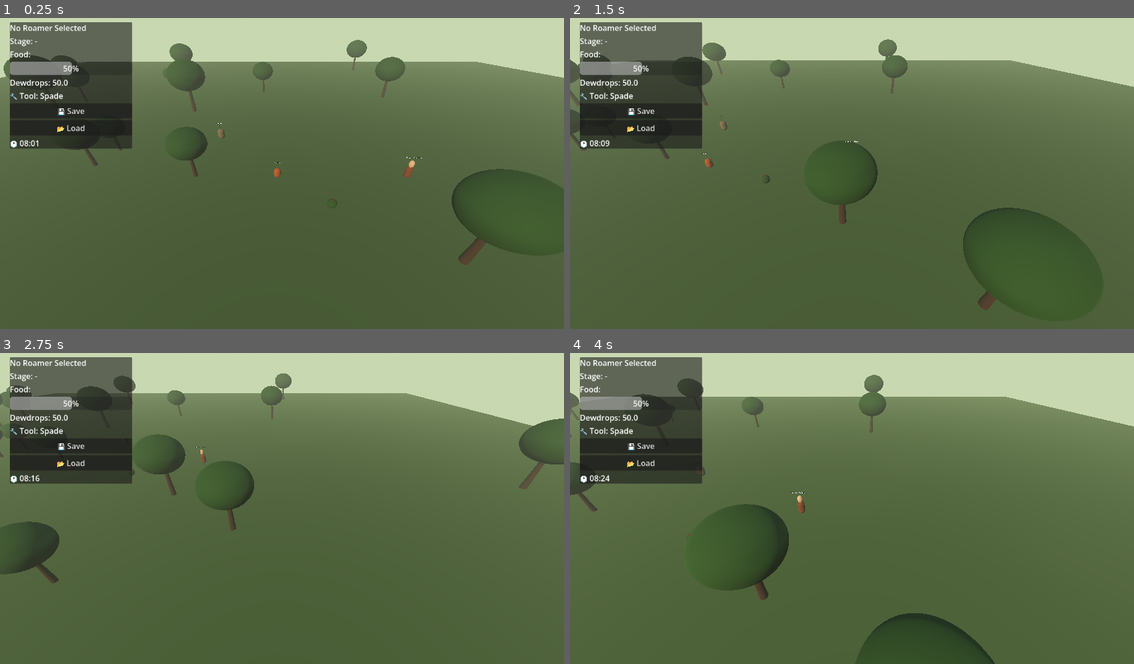
Above: before the commit, frames 1-4 (two rows, left to right).
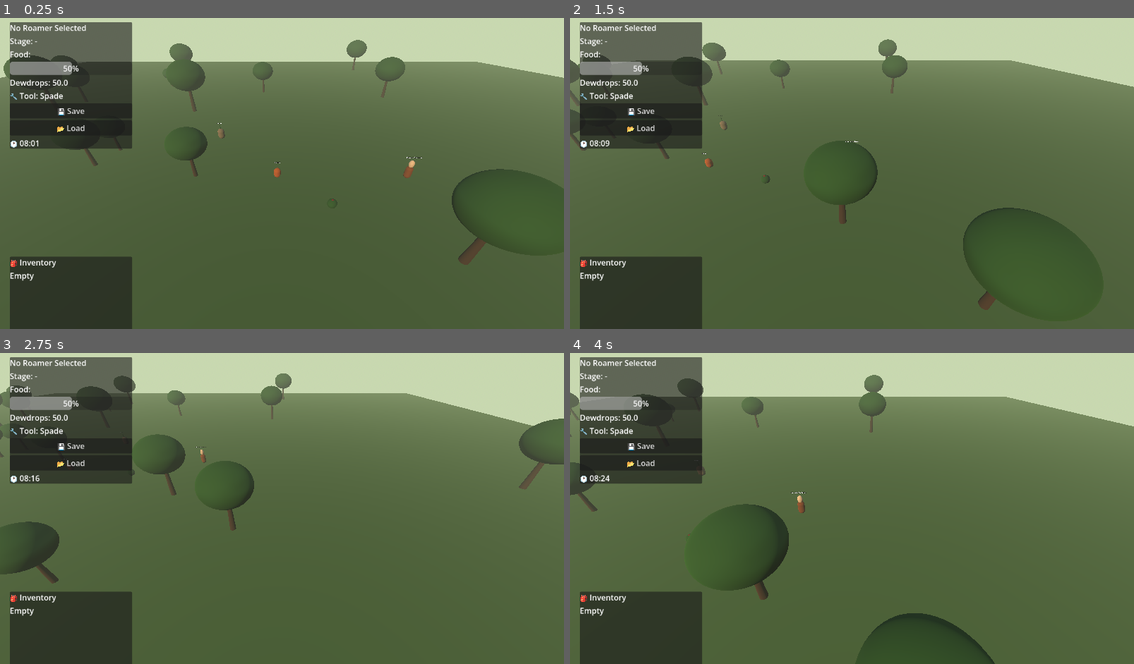
Above: after the commit, the same moments.

Repository: Ronana/Habitat
Game: Godot game, scene res://scenes/garden.tscn
Same seed, same stepped clock (60 frames per second), same inputs: the game is played once before the commit and once after it.
Inputs (mouse positions are in pixels of both pictures, inside the frame that each line leads up to):
- Up to frame 1 (0.25 s): no input
- Up to frame 2 (1.5 s): tap Enter at 0.5 s; move the mouse to (976, 154) at 0.52 s; hold Right (ui_right) 0.53-1.28 s; hold Shift 0.53-1.28 s; click (976, 154) at 0.67 s; move the mouse to (739, 185) at 1.27 s; hold Down (ui_down) from 1.28 s (still down); tap Alt at 1.35 s; click (739, 185) at 1.42 s
- Up to frame 3 (2.75 s): move the mouse to (338, 436) at 2.02 s; release Down (ui_down) at 2.03 s; hold Right (ui_right) from 2.03 s (still down); hold Shift from 2.03 s (still down); click (338, 436) at 2.17 s
- Up to frame 4 (4 s): move the mouse to (823, 567) at 2.77 s; release Right (ui_right) at 2.78 s; release Shift at 2.78 s; hold Up (ui_up) 2.78-3.53 s; tap Alt at 2.85 s; click (823, 567) at 2.92 s; move the mouse to (1021, 552) at 3.52 s; hold Left (ui_left) from 3.53 s (still down); hold Shift from 3.53 s (still down); click (1021, 552) at 3.67 s

The runs differ from the first frame. In frame 1, 5.0% of the frame differs, in the area x 1-24%, y 76-100%; in frame 2, 5.0%; in frame 3, 5.0%; in frame 4, 5.0%.

Commit message:
Inventory system — buy seeds, carry items, place in world

Diff:
--- a/habitat/project.godot
+++ b/habitat/project.godot
@@ -20,6 +20,7 @@
 CurrencyManager="*uid://ccba6g3pxf5bi"
 SaveManager="*uid://b2nj4vpst24mr"
 DayNightManager="*uid://dh04x65kqofja"
+InventoryManager="*uid://dl14j51s37ici"
 
 [physics]
 
--- a/habitat/scenes/roamer_ui.tscn
+++ b/habitat/scenes/roamer_ui.tscn
@@ -90,3 +90,20 @@
 [node name="CloseButton" type="Button" parent="ShopPanel/VBoxContainer" unique_id=330086712]
 layout_mode = 2
 text = "Close"
+
+[node name="InventoryPanel" type="PanelContainer" parent="." unique_id=1582779620]
+custom_minimum_size = Vector2(250, 200)
+offset_left = 20.0
+offset_top = 500.0
+offset_right = 121.0
+offset_bottom = 540.0
+
+[node name="VBoxContainer" type="VBoxContainer" parent="InventoryPanel" unique_id=1484004517]
+layout_mode = 2
+
+[node name="InventoryTitle" type="Label" parent="InventoryPanel/VBoxContainer" unique_id=753329329]
+layout_mode = 2
+text = "🎒 Inventory"
+
+[node name="ItemList" type="VBoxContainer" parent="InventoryPanel/VBoxContainer" unique_id=1639195958]
+layout_mode = 2
--- /dev/null
+++ b/habitat/scripts/inventory_manager.gd
@@ -0,0 +1,34 @@
+extends Node
+
+signal inventory_changed
+
+var items = {}
+
+func add_item(item_name: String, amount: int = 1):
+	if items.has(item_name):
+		items[item_name] += amount
+	else:
+		items[item_name] = amount
+	emit_signal("inventory_changed")
+	print("Added ", amount, "x ", item_name, " to inventory")
+
+func remove_item(item_name: String, amount: int = 1) -> bool:
+	if not items.has(item_name) or items[item_name] < amount:
+		print("Not enough ", item_name, " in inventory")
+		return false
+	items[item_name] -= amount
+	if items[item_name] <= 0:
+		items.erase(item_name)
+	emit_signal("inventory_changed")
+	return true
+
+func has_item(item_name: String) -> bool:
+	return items.has(item_name) and items[item_name] > 0
+
+func get_count(item_name: String) -> int:
+	if items.has(item_name):
+		return items[item_name]
+	return 0
+
+func get_all_items() -> Dictionary:
+	return items
--- a/habitat/scripts/maren.gd
+++ b/habitat/scripts/maren.gd
@@ -38,10 +38,10 @@
 func apply_purchase(item_name: String):
 	match item_name:
 		"Berry Seeds":
-			print("Berry seeds added to inventory — place them in the world!")
+			InventoryManager.add_item("Berry Seeds")
 		"Wildgrass Seeds":
-			print("Wildgrass seeds added to inventory!")
+			InventoryManager.add_item("Wildgrass Seeds")
 		"Oak Sapling":
-			print("Oak sapling added to inventory!")
+			InventoryManager.add_item("Oak Sapling")
 		"Fresh Berries":
-			print("Fresh berries added to inventory — double click a Roamer to feed them!")
+			InventoryManager.add_item("Fresh Berries")
--- a/habitat/scripts/roamer_ui.gd
+++ b/habitat/scripts/roamer_ui.gd
@@ -6,6 +6,9 @@
 @onready var currency_label = $Panel/VBoxContainer/CurrencyLabel
 @onready var shop_panel = $ShopPanel
 @onready var shop_dewdrops = $ShopPanel/VBoxContainer/DewdropsLabel
+@onready var inventory_panel = $InventoryPanel
+@onready var item_list = $InventoryPanel/VBoxContainer/ItemList
+@onready var ToolManager_ref = get_tree().get_root().get_node("Garden/ToolManager")
 
 var tracked_roamer = null
 var current_trader = null
@@ -13,6 +16,8 @@
 func _ready():
 	CurrencyManager.dewdrops_changed.connect(_on_dewdrops_changed)
 	update_currency()
+	InventoryManager.inventory_changed.connect(update_inventory_ui)
+	update_inventory_ui()
 
 	# Connect shop buttons
 	$ShopPanel/VBoxContainer/Item0.pressed.connect(_on_buy_item.bind(0))
@@ -22,6 +27,7 @@
 	$ShopPanel/VBoxContainer/CloseButton.pressed.connect(close_shop)
 	$Panel/VBoxContainer/SaveButton.pressed.connect(_on_save)
 	$Panel/VBoxContainer/LoadButton.pressed.connect(_on_load)
+
 
 func _process(_delta):
 	if tracked_roamer:
@@ -72,3 +78,38 @@
 func _on_load():
 	SaveManager.load_game(get_tree().get_root().get_node("Garden"))
 	print("Loaded from UI!")
+
+func update_inventory_ui():
+	# Clear existing items
+	for child in item_list.get_children():
+		child.queue_free()
+
+	var items = InventoryManager.get_all_items()
+	if items.is_empty():
+		var empty_label = Label.new()
+		empty_label.text = "Empty"
+		item_list.add_child(empty_label)
+		return
+
+	# Add a button for each item
+	for item_name in items:
+		var btn = Button.new()
+		btn.text = item_name + " x" + str(items[item_name])
+		btn.pressed.connect(_on_inventory_item_pressed.bind(item_name))
+		item_list.add_child(btn)
+
+func _on_inventory_item_pressed(item_name: String):
+	if item_name == "Fresh Berries":
+		use_fresh_berries()
+		return
+	# Set as active placement item
+	ToolManager_ref.set_placement_item(item_name)
+	print("Selected for placement: ", item_name)
+
+func use_fresh_berries():
+	if not tracked_roamer:
+		print("Select a Roamer first!")
+		return
+	if InventoryManager.remove_item("Fresh Berries"):
+		tracked_roamer.feed(0.5)
+		print("Fed fresh berries to ", tracked_roamer.name)
--- a/habitat/scripts/tool_manager.gd
+++ b/habitat/scripts/tool_manager.gd
@@ -7,6 +7,8 @@
 var spade_strength: float = 2.0
 var raise_terrain: bool = true
 var original_material: Material
+var placement_item: String = ""
+var berry_bush_scene: PackedScene = preload("res://scenes/berry_bush.tscn")
 
 var ground_mesh: MeshInstance3D
 var mesh_data_tool: MeshDataTool
@@ -41,6 +43,34 @@
 			elif Input.is_key_pressed(KEY_ALT):
 				raise_terrain = true
 				use_spade()
+		if event.button_index == MOUSE_BUTTON_RIGHT and not selected_roamer_exists():
+			if placement_item != "":
+				place_item()
+
+func selected_roamer_exists() -> bool:
+	return get_parent().get_node("PlayerCursor").selected_roamer != null
+
+func place_item():
+	var cam = get_viewport().get_camera_3d()
+	if not cam:
+		return
+	var mouse_pos = get_viewport().get_mouse_position()
+	var ray_origin = cam.project_ray_origin(mouse_pos)
+	var ray_end = ray_origin + cam.project_ray_normal(mouse_pos) * 200.0
+	var space_state = get_world_3d().direct_space_state
+	var query = PhysicsRayQueryParameters3D.create(ray_origin, ray_end)
+	var result = space_state.intersect_ray(query)
+
+	if result:
+		match placement_item:
+			"Berry Seeds":
+				if InventoryManager.remove_item("Berry Seeds"):
+					var bush = berry_bush_scene.instantiate()
+					get_parent().add_child(bush)
+					bush.global_position = result.position
+					print("Berry bush planted!")
+					placement_item = ""
+
 
 func use_spade():
 	print("use_spade called")
@@ -77,6 +107,12 @@
 
 	print("Vertices affected: ", vertices_affected)
 
+func set_placement_item(item_name: String):
+	placement_item = item_name
+	print("Ready to place: ", item_name)
+
+
+
 	# Rebuild the mesh
 	array_mesh.clear_surfaces()
 	mesh_data_tool.commit_to_surface(array_mesh)
Not shown, added: habitat/scripts/inventory_manager.gd.uid
